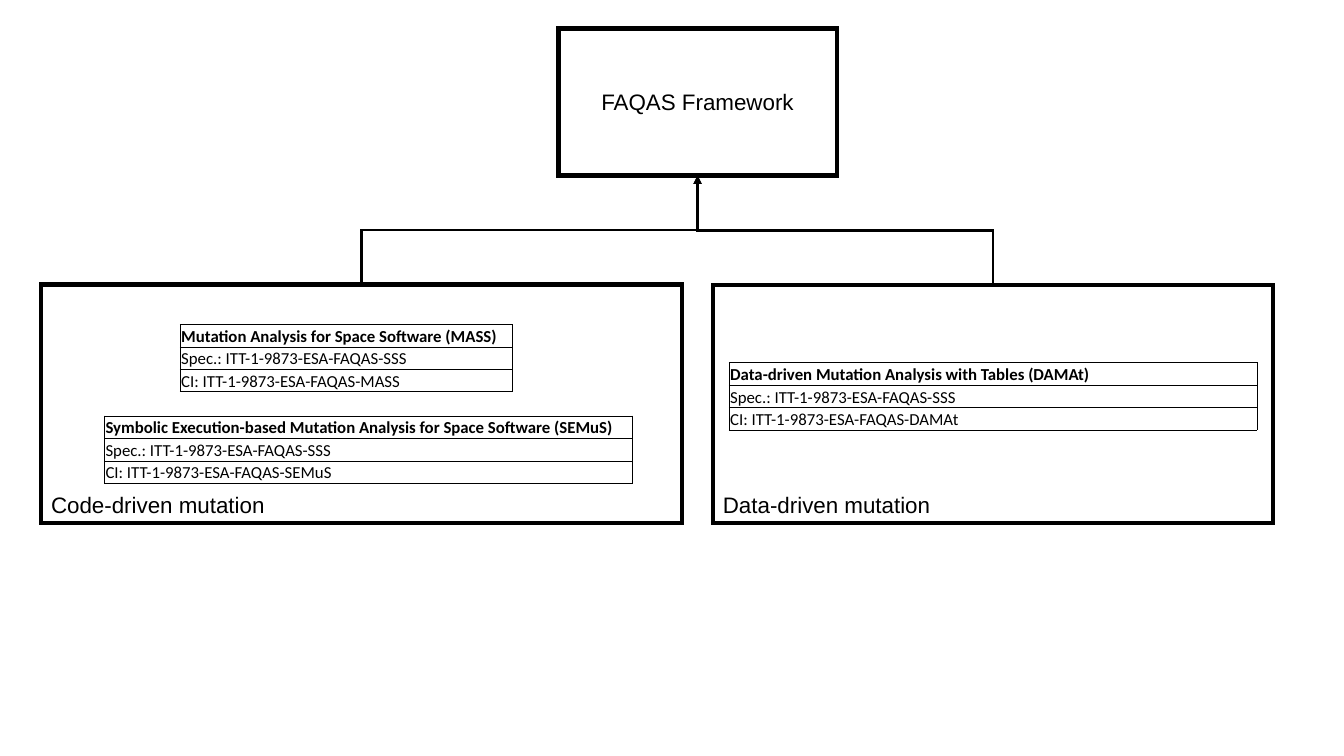
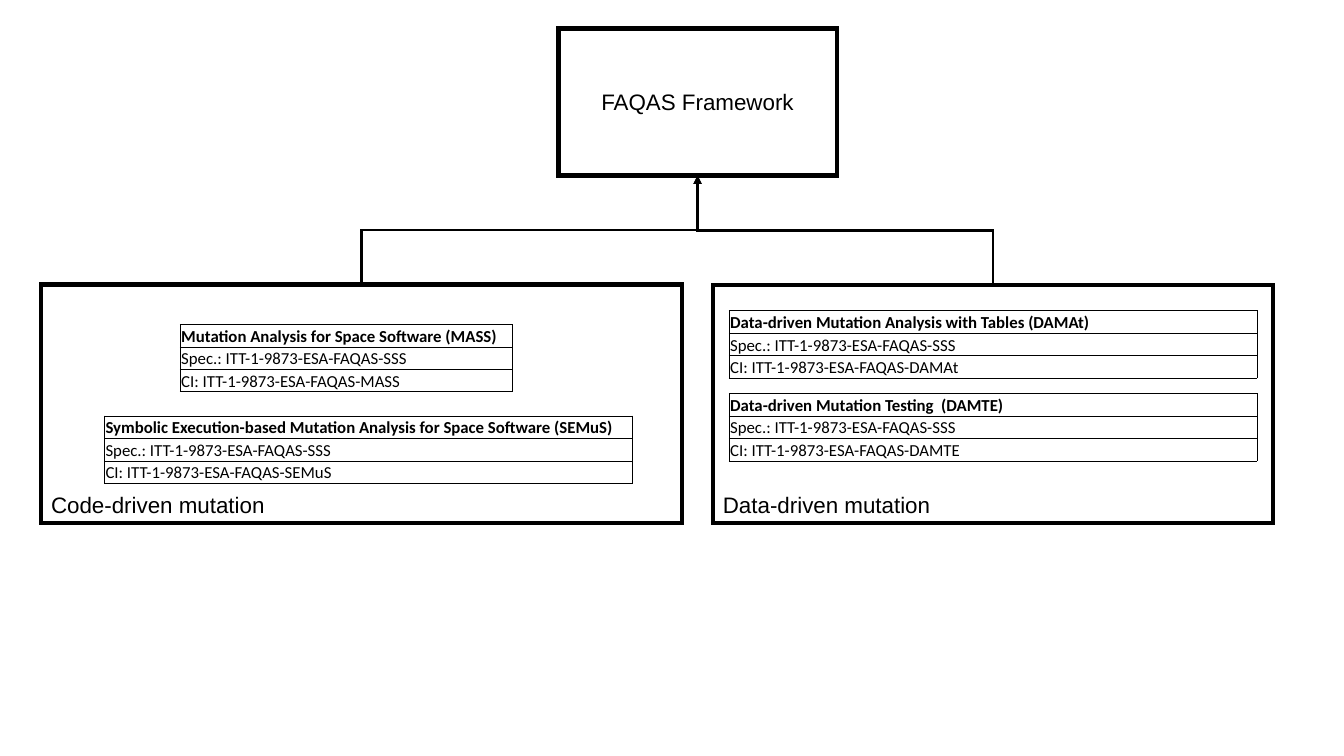
Before and after one commit to SNTSVV/FAQAS_MASS, a slide deck: slide 1 of reports/SCF/images/CI_tree.pptx. Drawn at 1344x756 pixels with LibreOffice and Linux fonts; fonts in the diff are those of the drawing. Boxes give left, top, right and bottom in pixels: in the first picture for what was removed or moved away, otherwise in the second. Text is boxed around its words. In the diff, an @@ line names an element or a change of style, - is before the commit and + after.

```diff
--- a/reports/SCF/images/CI_tree.pptx
+++ b/reports/SCF/images/CI_tree.pptx
@@ table: place and size @@
-table at [729,363,1257,432]
+table at [729,311,1257,380]
@@ table added at [729,394,1257,463], 3 rows, 1 columns @@
+Data-driven Mutation Testing (DAMTE)
+Spec.: ITT-1-9873-ESA-FAQAS-SSS
+CI: ITT-1-9873-ESA-FAQAS-DAMTE
```
Also in this commit, not shown: 4 other files.
